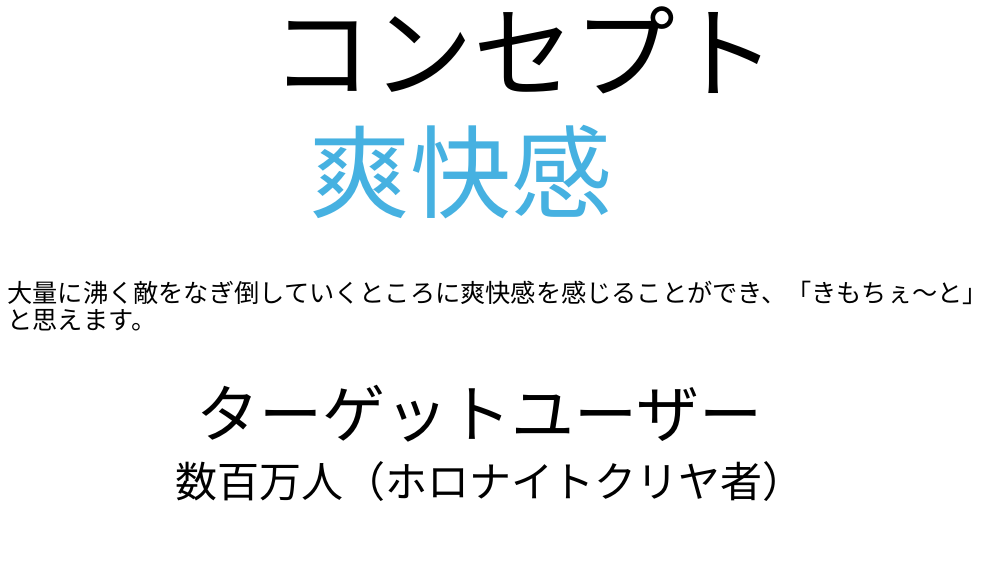
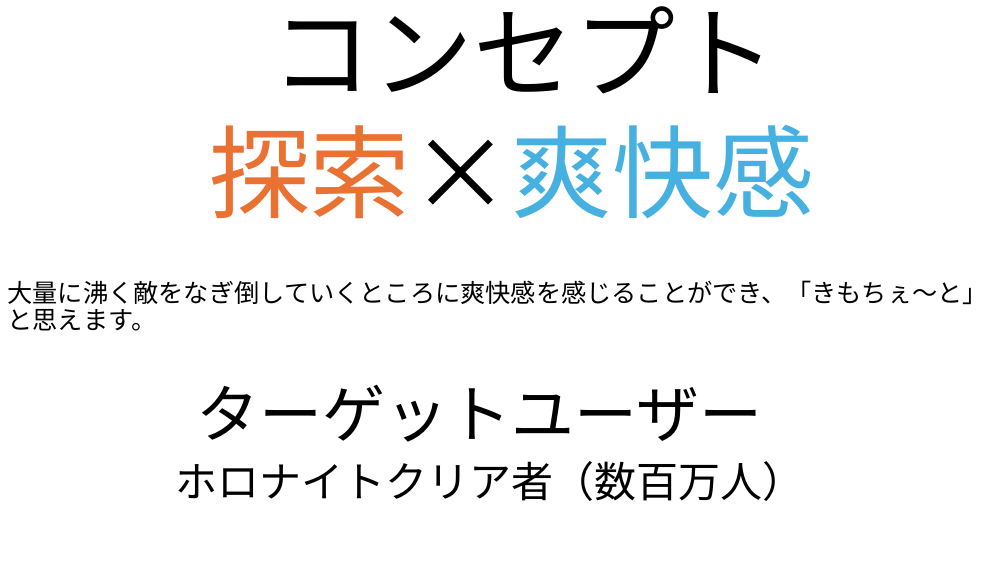
Before and after one commit to FunasakoYuga/TeamCreate1_1, a slide deck: slide 2 of チーム制作企画書.pptx (slide 3 before the commit). Drawn at 1008x567 pixels with LibreOffice and Linux fonts; fonts in the diff are those of the drawing. Boxes give left, top, right and bottom in pixels: in the first picture for what was removed or moved away, otherwise in the second. Text is boxed around its words. In the diff, an @@ line names an element or a change of style, - is before the commit and + after.

```diff
--- a/チーム制作企画書.pptx
+++ b/チーム制作企画書.pptx
@@ text at (x1=209, y1=125, x2=814, y2=219): text changed @@
-爽快感
+探索×爽快感
@@ text at (x1=175, y1=461, x2=804, y2=501): text changed @@
-数百万人（ホロナイトクリヤ者）
+ホロナイトクリア者（数百万人）
```
Also in this commit, not shown: 2 other slides changed, 1 slide removed.
